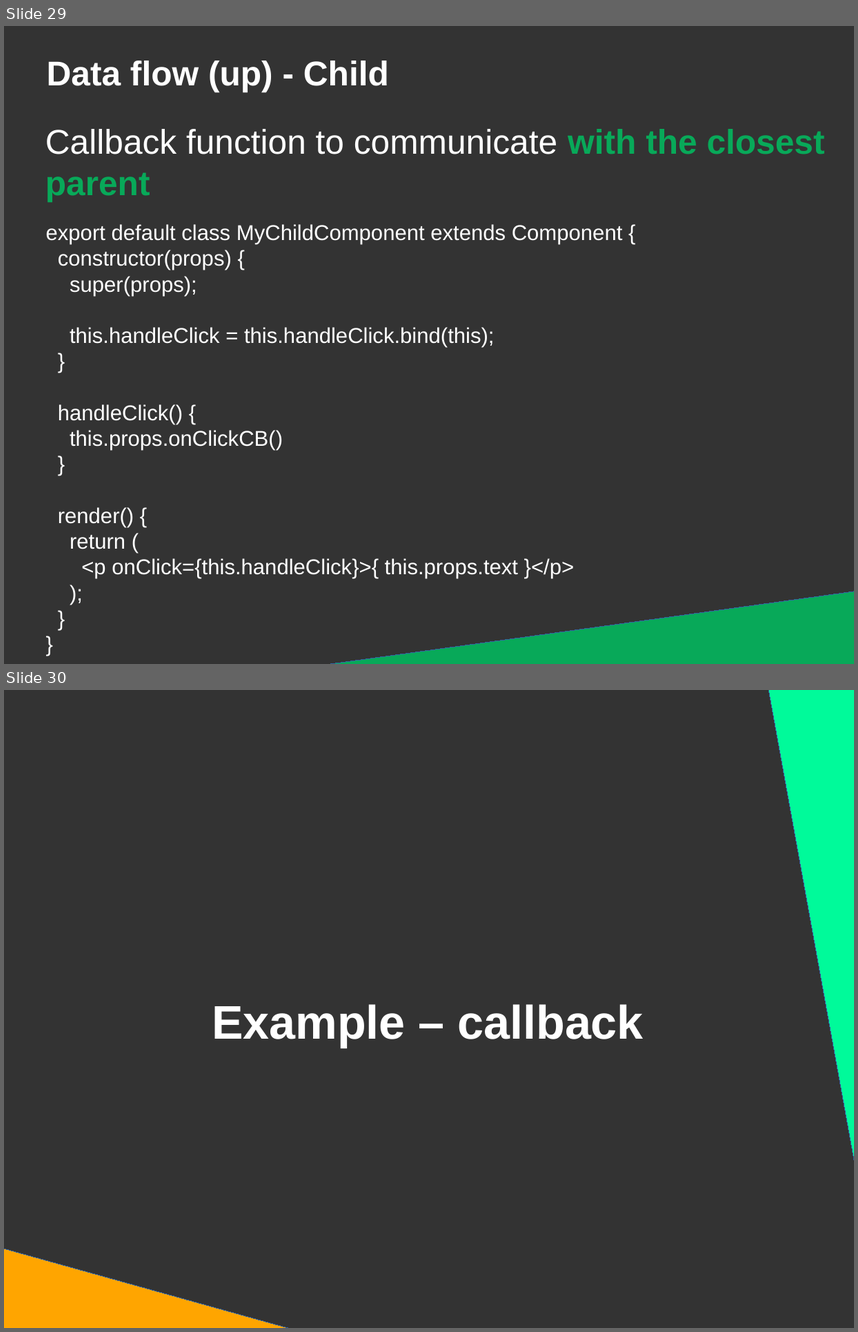
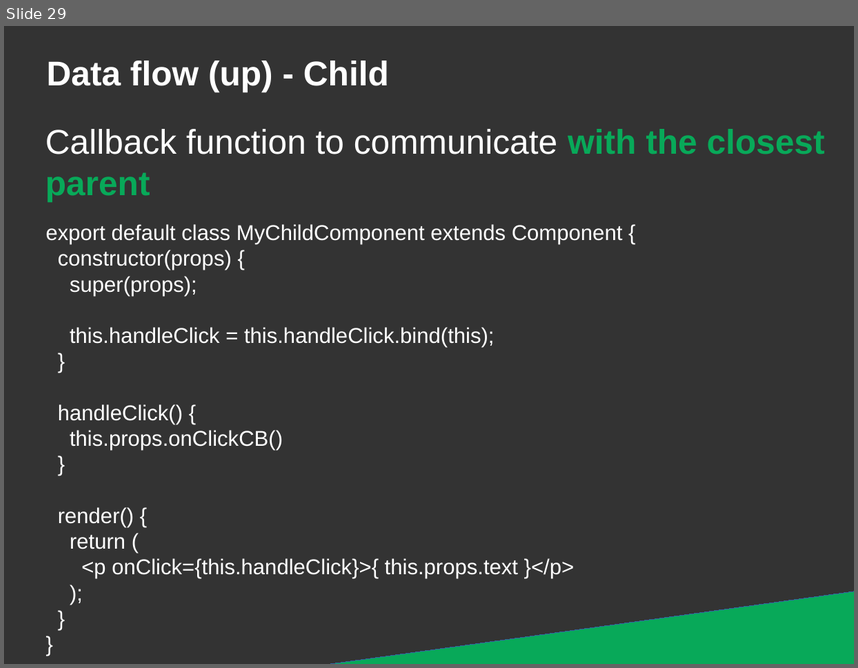
Before and after one commit to DanYellow/presentations, a slide deck: react-redux-101/presentation.odp. Shown one above the other, each under a label of ours: slides 29 and 30 before the commit, slide 29 after it. The pictures are 858x1332 and 858x668 pixels, drawn with LibreOffice and Linux fonts; fonts in the diff are those of the drawing. Boxes give left, top, right and bottom in pixels: in the first picture for what was removed or moved away, otherwise in the second. Text is boxed around its words. In the diff, an @@ line names an element or a change of style, - is before the commit and + after.

```diff
--- a/react-redux-101/presentation.odp
+++ b/react-redux-101/presentation.odp
@@ slide 30 removed at box(4, 690, 854, 1328), background #333333 @@
@@ right triangle removed at box(768, 690, 854, 1192) @@
@@ title removed at box(212, 1004, 644, 1047) @@
-Example – callback
@@ right triangle removed at box(4, 1238, 297, 1328) @@
```
Also in this commit, not shown: 6 slides changed, 4 slides added, 1 other slide removed, 1 other file.
